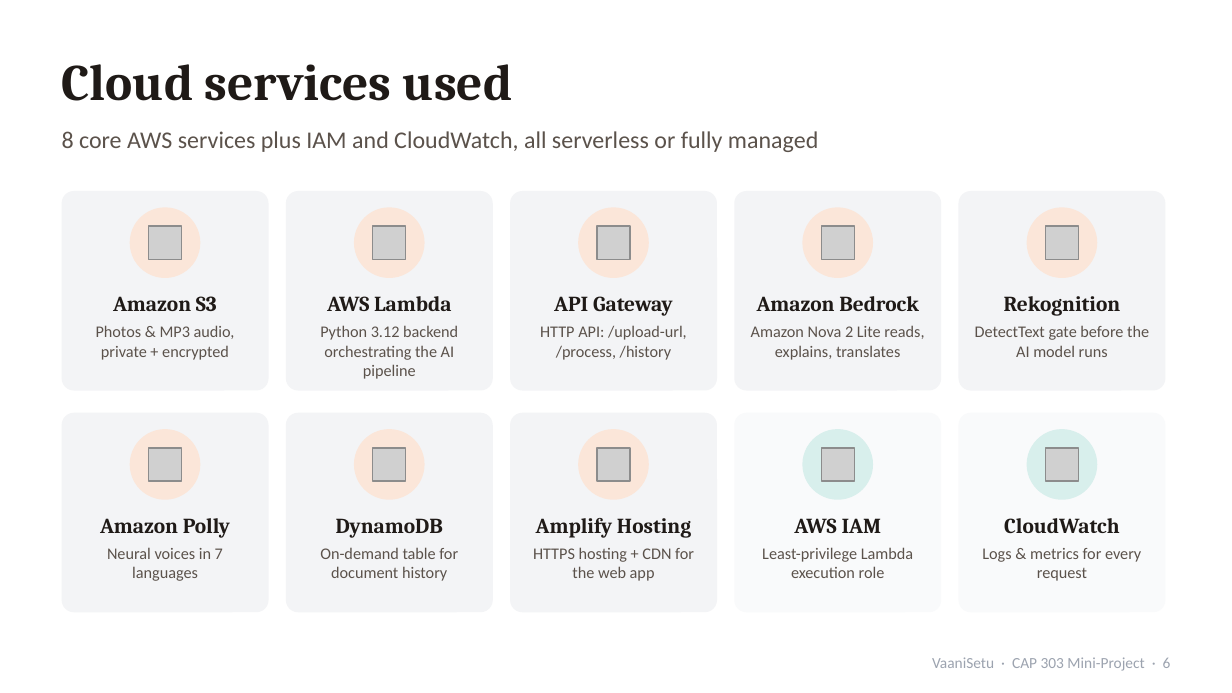
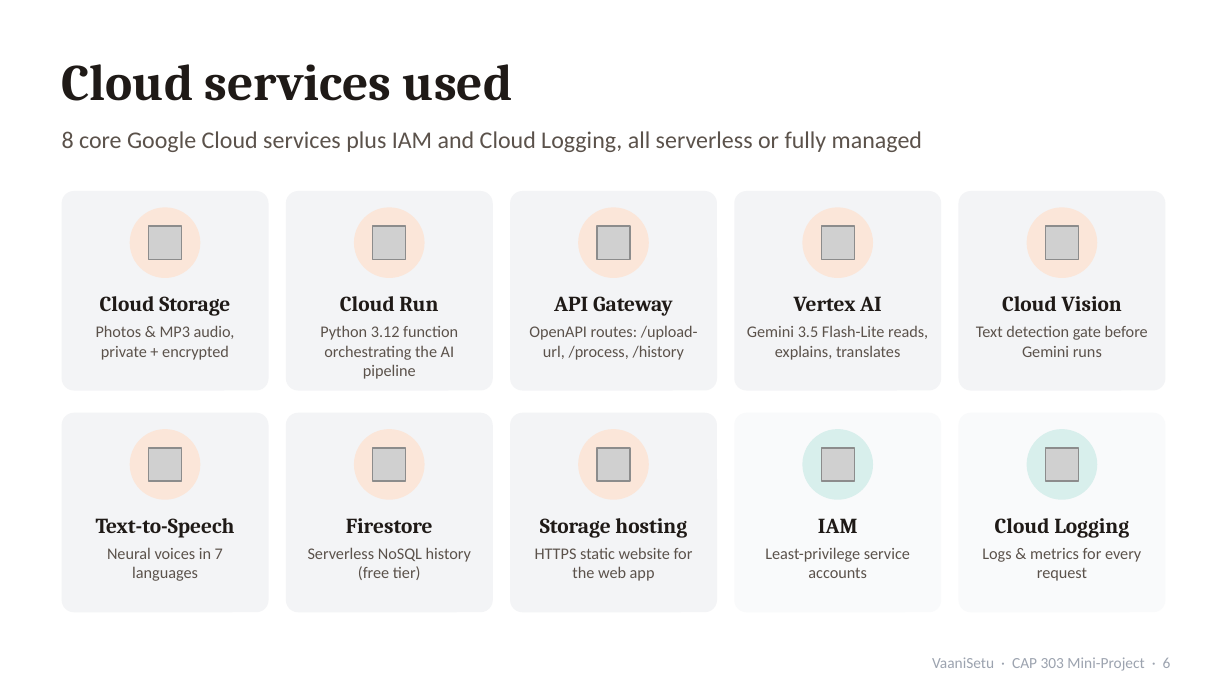
Before and after one commit to 17mohak/vaanisetu, a slide deck: slide 6 of deliverables/VaaniSetu_Presentation.pptx. Drawn at 1232x693 pixels with LibreOffice and Linux fonts; fonts in the diff are those of the drawing; grey boxes stand for pictures. Boxes give left, top, right and bottom in pixels: in the first picture for what was removed or moved away, otherwise in the second. Text is boxed around its words. In the diff, an @@ line names an element or a change of style, - is before the commit and + after.

```diff
--- a/deliverables/VaaniSetu_Presentation.pptx
+++ b/deliverables/VaaniSetu_Presentation.pptx
@@ text at [62,131,922,152]: text changed @@
-8 core AWS services plus IAM and CloudWatch, all serverless or fully managed
+8 core Google Cloud services plus IAM and Cloud Logging, all serverless or fully managed
@@ text at [100,296,230,316]: text changed @@
-Amazon S3
+Cloud Storage
@@ text at [340,296,438,311]: text changed @@
-AWS Lambda
+Cloud Run
@@ text at [794,296,882,311]: text changed @@
-Amazon Bedrock
+Vertex AI
@@ text at [1002,296,1122,311]: text changed @@
-Rekognition
+Cloud Vision
@@ text at [320,325,458,379]: text changed @@
-Python 3.12 backend orchestrating the AI pipeline
+Python 3.12 function orchestrating the AI pipeline
@@ text at [529,325,698,360]: text changed @@
-HTTP API: /upload-url, /process, /history
+OpenAPI routes: /upload-url, /process, /history
@@ text at [747,325,928,360]: text changed @@
-Amazon Nova 2 Lite reads, explains, translates
+Gemini 3.5 Flash-Lite reads, explains, translates
@@ text at [976,325,1148,357]: text changed @@
-DetectText gate before the AI model runs
+Text detection gate before Gemini runs
@@ text at [96,518,235,538]: text changed @@
-Amazon Polly
+Text-to-Speech
@@ text at [346,518,433,533]: text changed @@
-DynamoDB
+Firestore
@@ text at [540,518,687,538]: text changed @@
-Amplify Hosting
+Storage hosting
@@ text at [818,518,858,533]: text changed @@
-AWS IAM
+IAM
@@ text at [995,518,1129,538]: text changed @@
-CloudWatch
+Cloud Logging
@@ text at [308,547,471,580]: text changed @@
-On-demand table for document history
+Serverless NoSQL history (free tier)
@@ text at [535,547,693,581]: text changed @@
-HTTPS hosting + CDN for the web app
+HTTPS static website for the web app
@@ text at [765,547,910,578]: text changed @@
-Least-privilege Lambda execution role
+Least-privilege service accounts
```
Also in this commit, not shown: 10 other slides changed, 1 other file.
